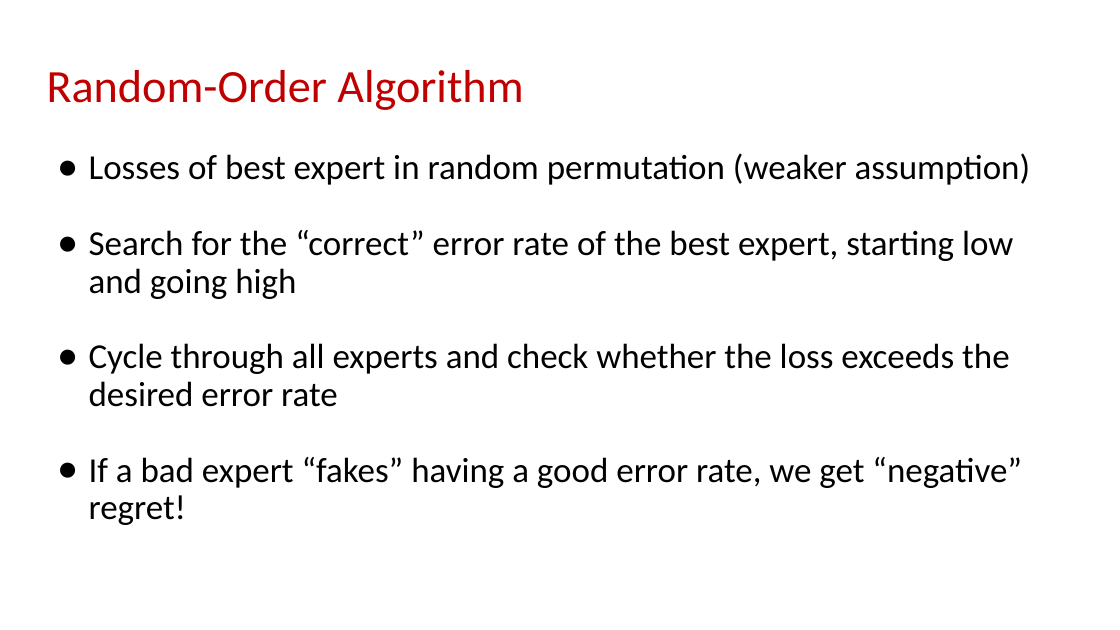
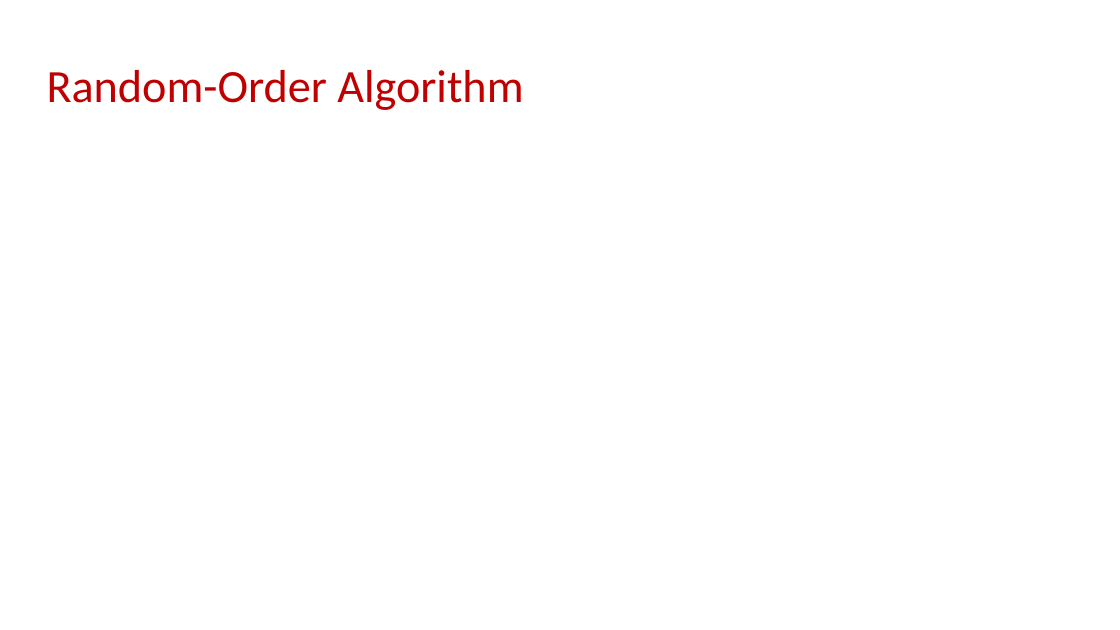
Before and after one commit to samsonzhou/samsonzhou.github.io, a slide deck: slide 28 of other-talks/SODA 2026.pptx (slide 26 before the commit). Drawn at 1120x630 pixels with LibreOffice and Linux fonts; fonts in the diff are those of the drawing; grey boxes stand for pictures. Boxes give left, top, right and bottom in pixels: in the first picture for what was removed or moved away, otherwise in the second. Text is boxed around its words. In the diff, an @@ line names an element or a change of style, - is before the commit and + after.

```diff
--- a/other-talks/SODA 2026.pptx
+++ b/other-talks/SODA 2026.pptx
@@ text removed at (89,153,1031,525) @@
-● Losses of best expert in random permutation (weaker assumption)
-● Search for the “correct” error rate of the best expert, starting low and going high
-● Cycle through all experts and check whether the loss exceeds the desired error rate
-● If a bad expert “fakes” having a good error rate, we get “negative” regret!
```
Also in this commit, not shown: 2 other slides changed, 1 slide added.
